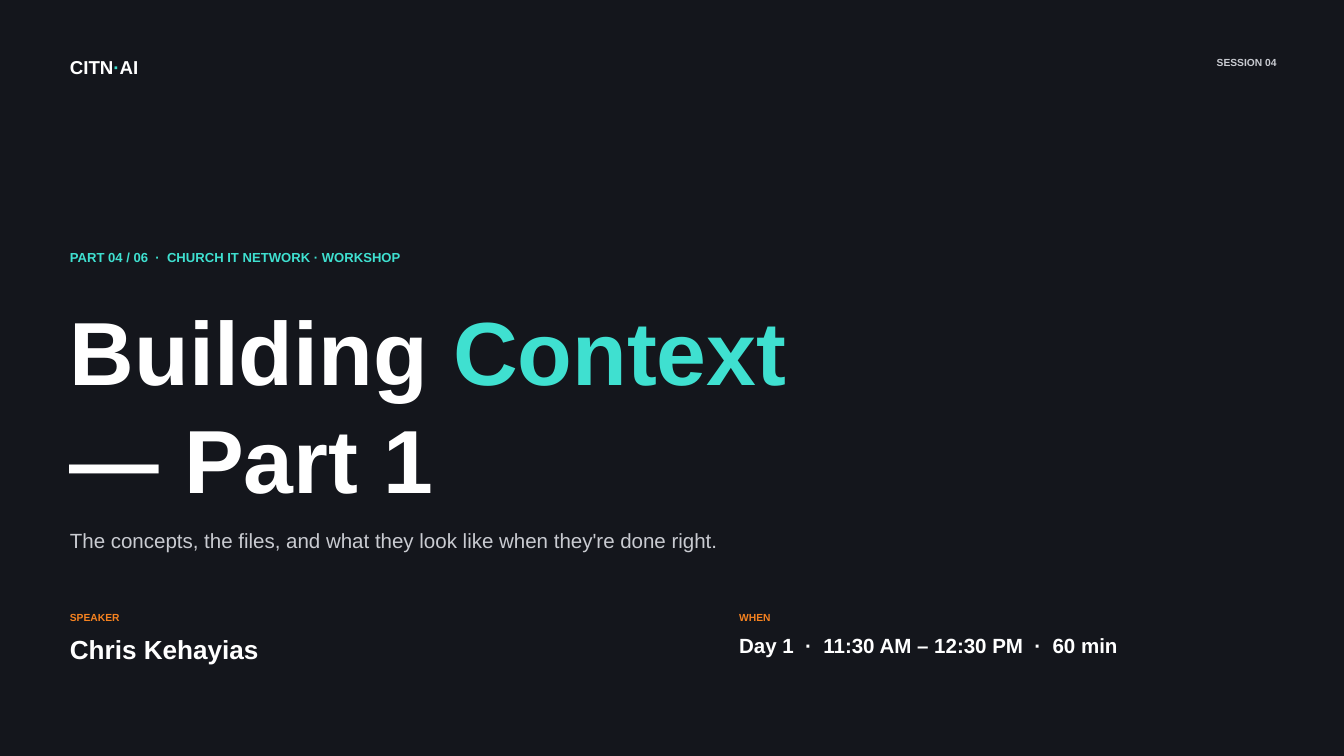
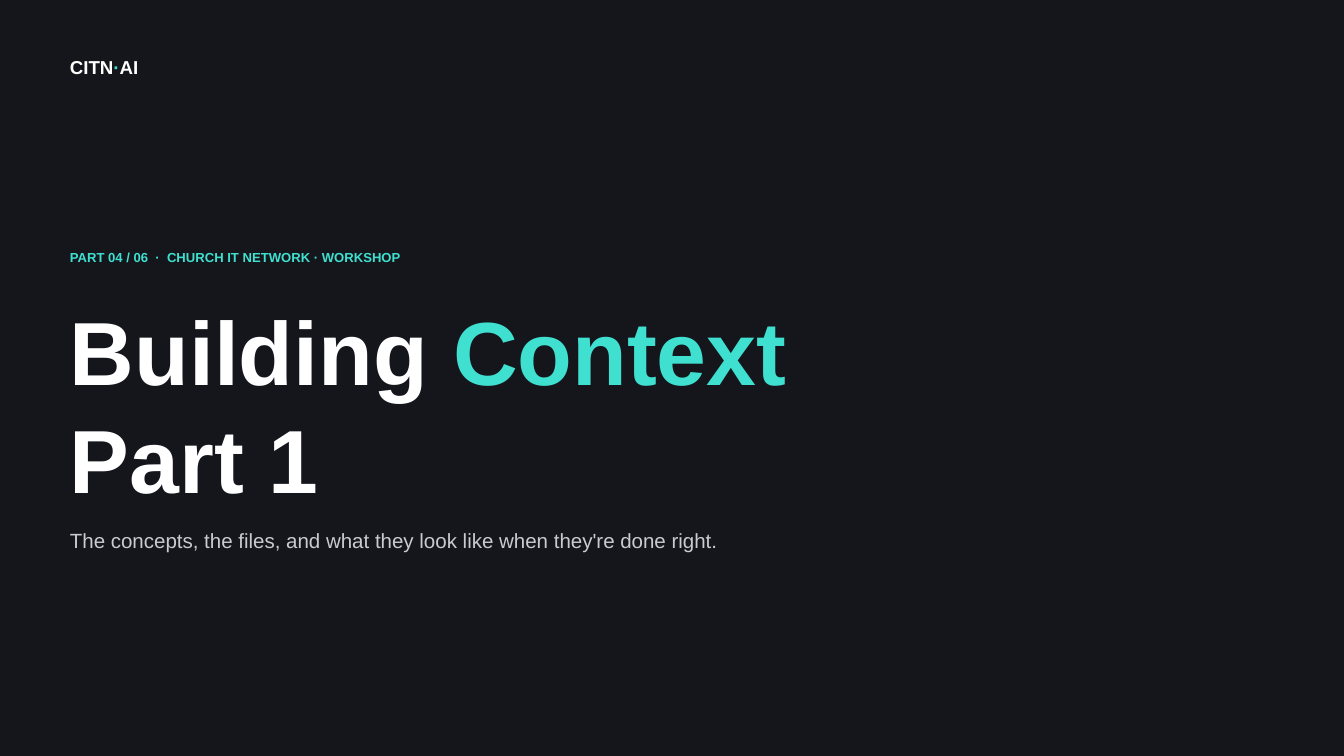
Before and after one commit to chriskehayias/ContextEngineering, a slide deck: slide 1 of schedule/04-building-context-part-1/04-building-context-part-1.pptx. Drawn at 1344x756 pixels with LibreOffice and Linux fonts; fonts in the diff are those of the drawing. Boxes give left, top, right and bottom in pixels: in the first picture for what was removed or moved away, otherwise in the second. Text is boxed around its words. In the diff, an @@ line names an element or a change of style, - is before the commit and + after.

```diff
--- a/schedule/04-building-context-part-1/04-building-context-part-1.pptx
+++ b/schedule/04-building-context-part-1/04-building-context-part-1.pptx
@@ text removed at [1217,59,1276,66] @@
-SESSION 04
@@ text at [70,431,319,494]: text changed @@
-— Part 1
+Part 1
@@ text removed at [70,614,120,621] @@
-SPEAKER
@@ text removed at [739,614,770,621] @@
-WHEN
@@ text removed at [70,640,259,664] @@
-Chris Kehayias
@@ text removed at [739,638,1117,658] @@
-Day 1 · 11:30 AM – 12:30 PM · 60 min
```
Also in this commit, not shown: 1 other slide changed, 4 other files.
